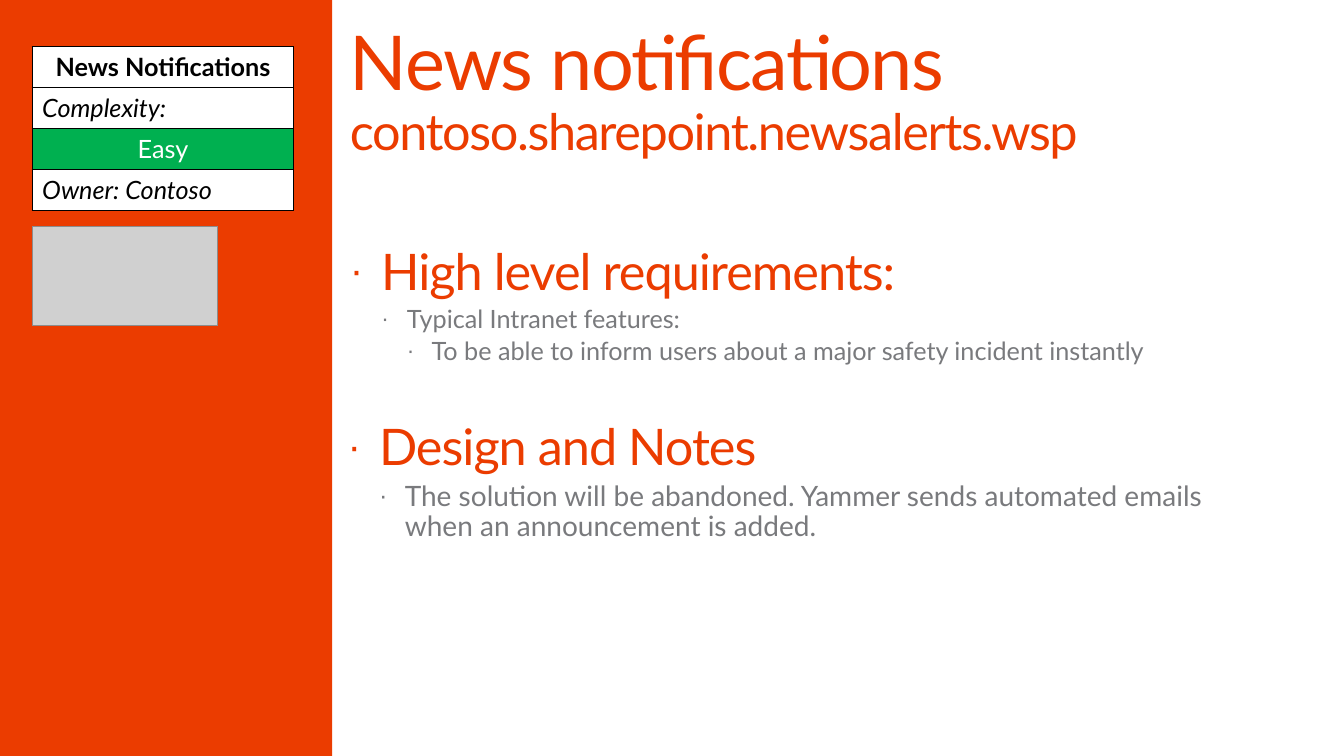
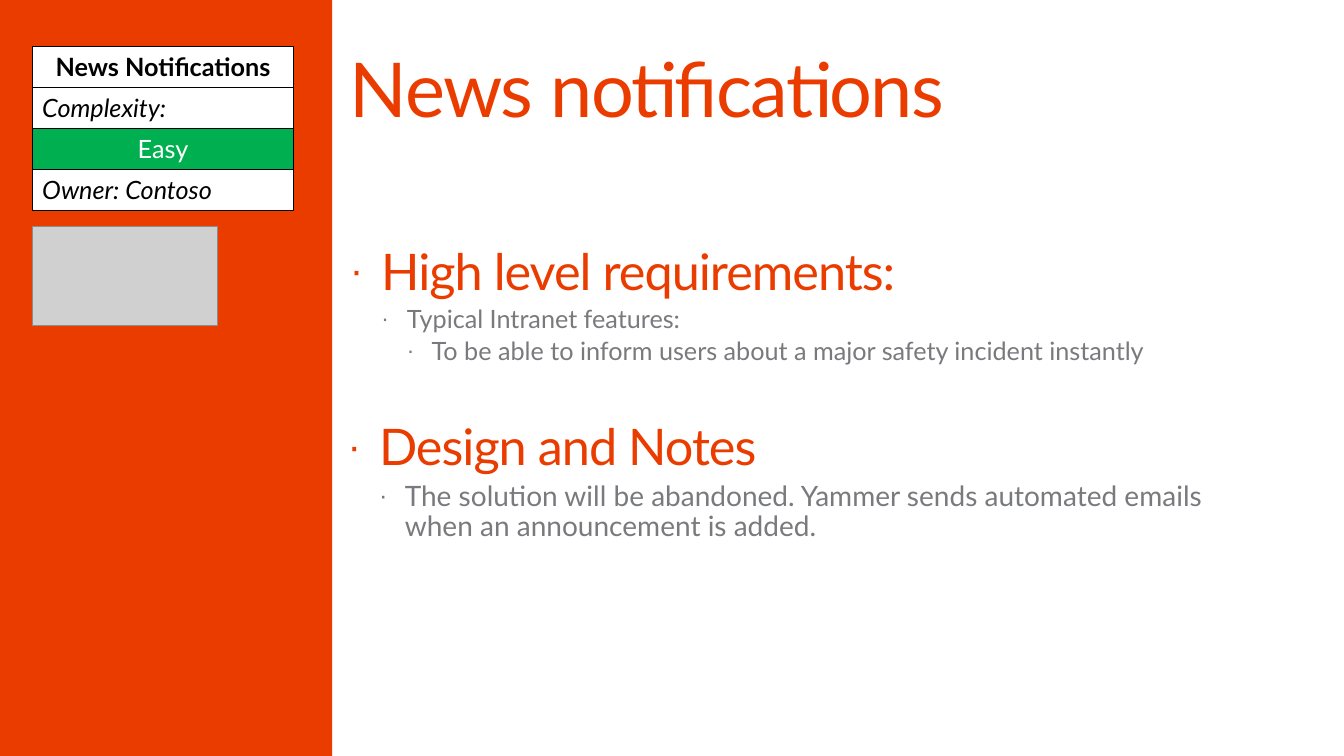
Before and after one commit to SharePoint/PnP-Guidance, a slide deck: slide 17 of PnP Transformation Process/Samples/PnP Transformation - Solution Design Report - Contoso.pptx. Drawn at 1344x756 pixels with LibreOffice and Linux fonts; fonts in the diff are those of the drawing; grey boxes stand for pictures; background and template pictures are left out. Boxes give left, top, right and bottom in pixels: in the first picture for what was removed or moved away, otherwise in the second. Text is boxed around its words. In the diff, an @@ line names an element or a change of style, - is before the commit and + after.

```diff
--- a/PnP Transformation Process/Samples/PnP Transformation - Solution Design Report - Contoso.pptx
+++ b/PnP Transformation Process/Samples/PnP Transformation - Solution Design Report - Contoso.pptx
@@ title at <box>350,61,944,118</box>: text changed; size 36 to 54 pt @@
-News notifications
-contoso.sharepoint.newsalerts.wsp
+News notifications
```
Also in this commit, not shown: 3 other slides changed, 1 other file.
